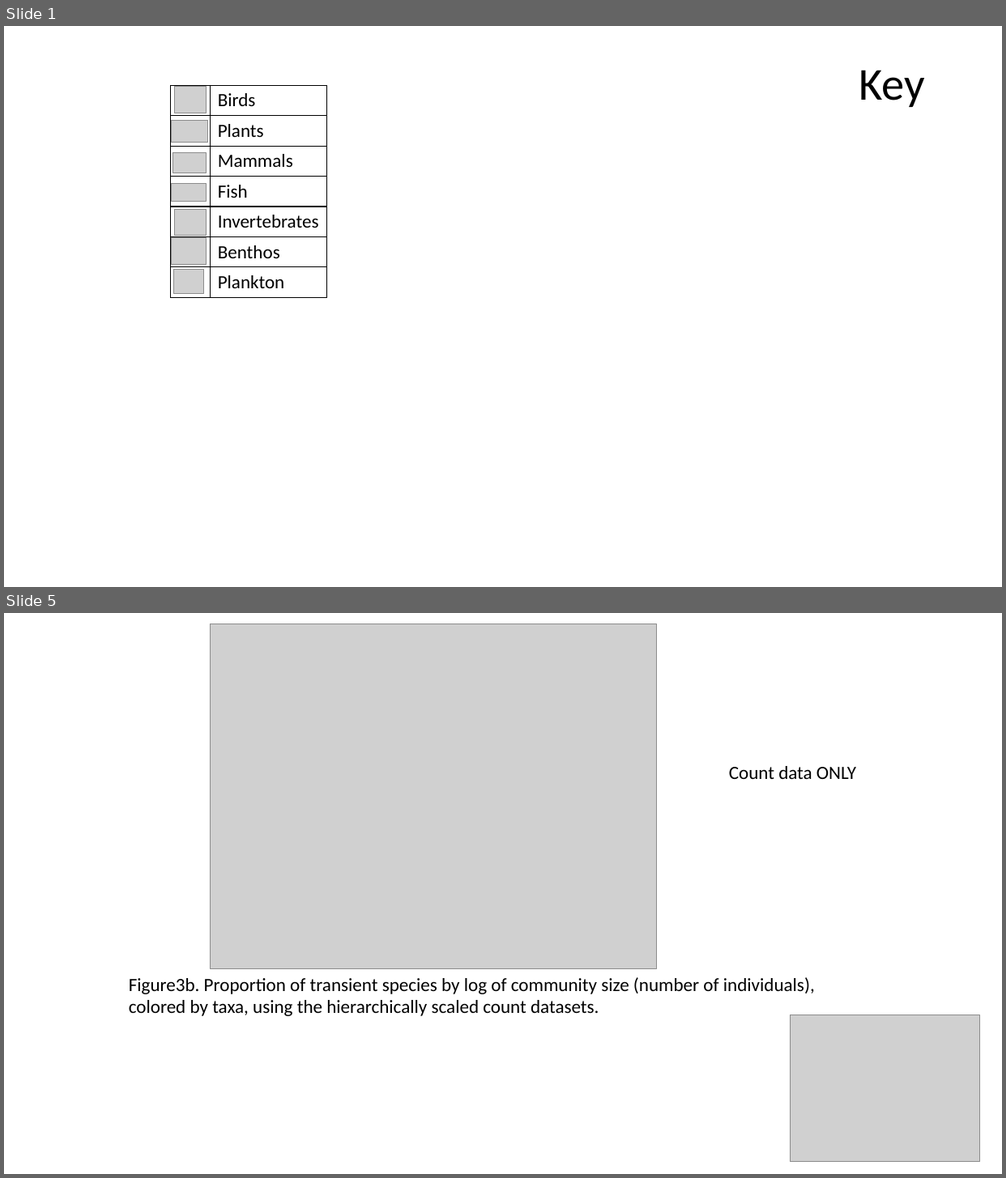
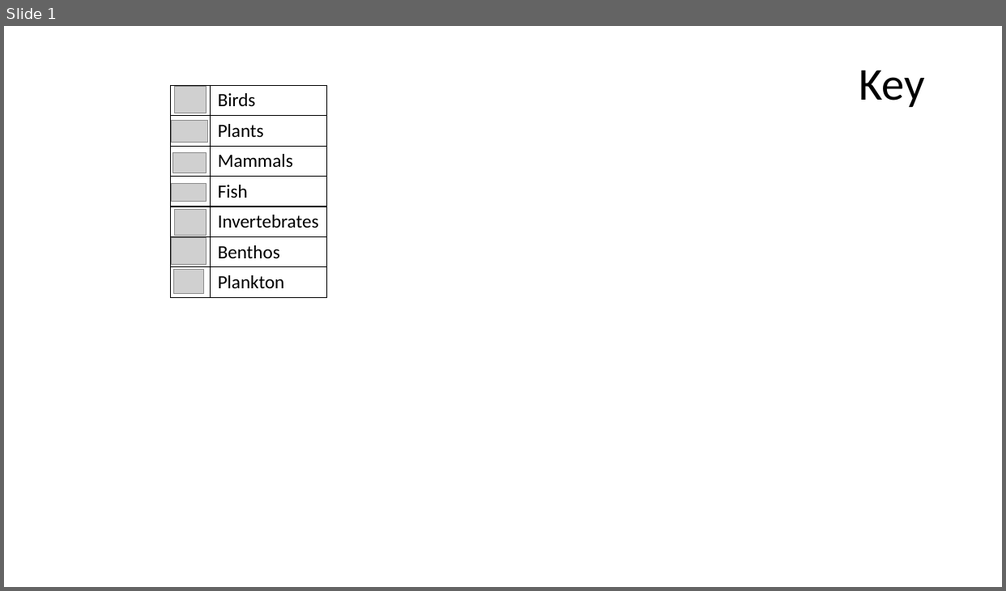
Before and after one commit to hurlbertlab/core-transient, a slide deck: output/plots/all_figs_with_legends.pptx. Shown one above the other, each under a label of ours: slides 1 and 5 before the commit, slide 1 after it; the slides between them are not shown. The pictures are 1006x1178 and 1006x591 pixels, drawn with LibreOffice and Linux fonts; fonts in the diff are those of the drawing; grey boxes stand for pictures. Boxes give left, top, right and bottom in pixels: in the first picture for what was removed or moved away, otherwise in the second. Text is boxed around its words. In the diff, an @@ line names an element or a change of style, - is before the commit and + after.

```diff
--- a/output/plots/all_figs_with_legends.pptx
+++ b/output/plots/all_figs_with_legends.pptx
@@ slide 5 removed at (x1=4, y1=613, x2=1002, y2=1174), background #FFFFFF @@
@@ picture removed at (x1=211, y1=624, x2=657, y2=969) @@
@@ text removed at (x1=729, y1=766, x2=856, y2=779) @@
-Count data ONLY
@@ text removed at (x1=129, y1=977, x2=815, y2=1016) @@
-Figure3b. Proportion of transient species by log of community size (number of individuals), colored by taxa, using the hierarchically scaled count datasets.
@@ picture removed at (x1=790, y1=1016, x2=979, y2=1162) @@
```
Also in this commit, not shown: 3 slides changed, 1 slide added, 2 other slides removed, 24 other files.
